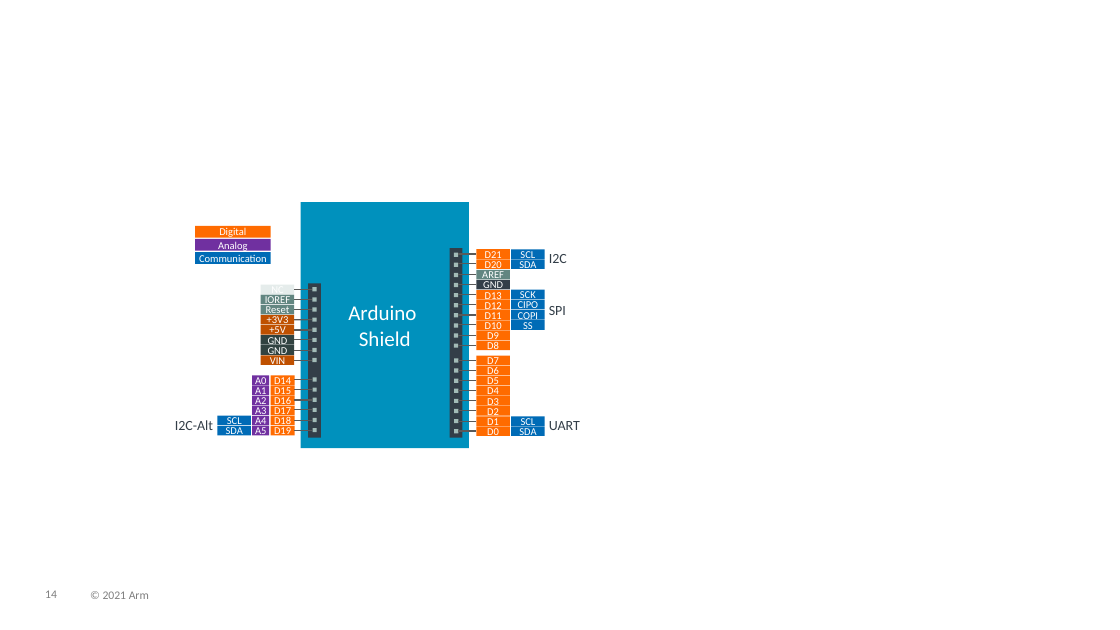
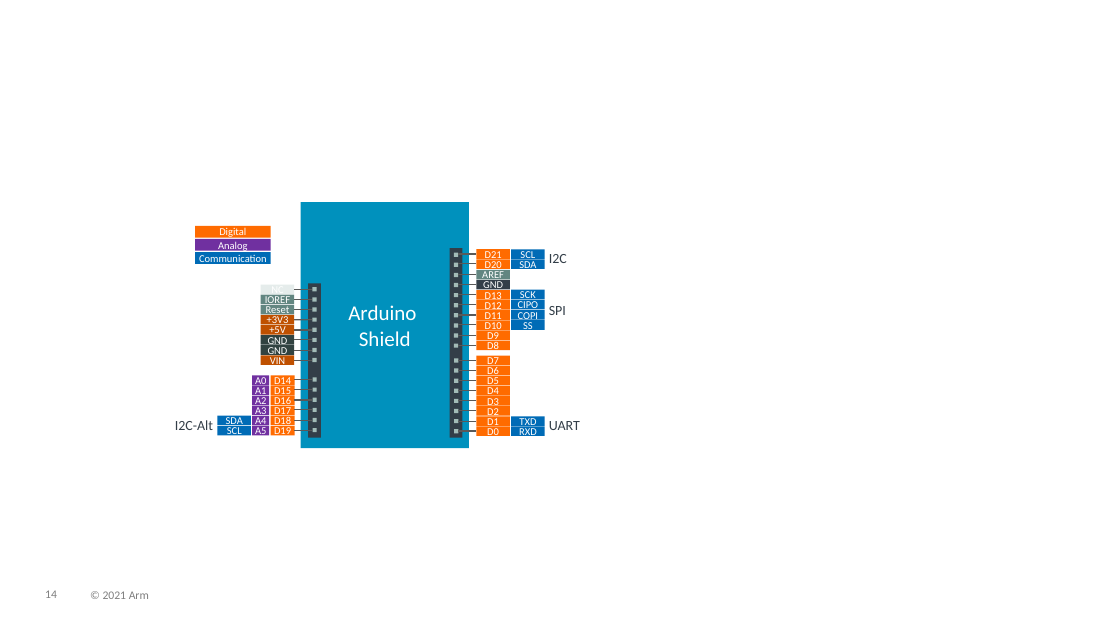
Before and after one commit to Open-CMSIS-Pack/devtools, a slide deck: slide 14 of tools/projmgr/docs/Manual/images/overview.pptx. Drawn at 1120x630 pixels with LibreOffice and Linux fonts; fonts in the diff are those of the drawing. Boxes give left, top, right and bottom in pixels: in the first picture for what was removed or moved away, otherwise in the second. Text is boxed around its words. In the diff, an @@ line names an element or a change of style, - is before the commit and + after.

```diff
--- a/tools/projmgr/docs/Manual/images/overview.pptx
+++ b/tools/projmgr/docs/Manual/images/overview.pptx
@@ rectangle "SDA": place and size @@
-rectangle "SDA" at [218, 426, 251, 435]
+rectangle "SDA" at [218, 416, 251, 425]
@@ text in rectangle at [519, 416, 536, 427]: text changed @@
-SCL
+TXD
@@ rectangle "SCL": place and size @@
-rectangle "SCL" at [218, 416, 251, 425]
+rectangle "SCL" at [218, 426, 251, 435]
@@ text in rectangle at [519, 427, 537, 438]: text changed @@
-SDA
+RXD
```
Also in this commit, not shown: 1 other slide changed, 3 other files.
